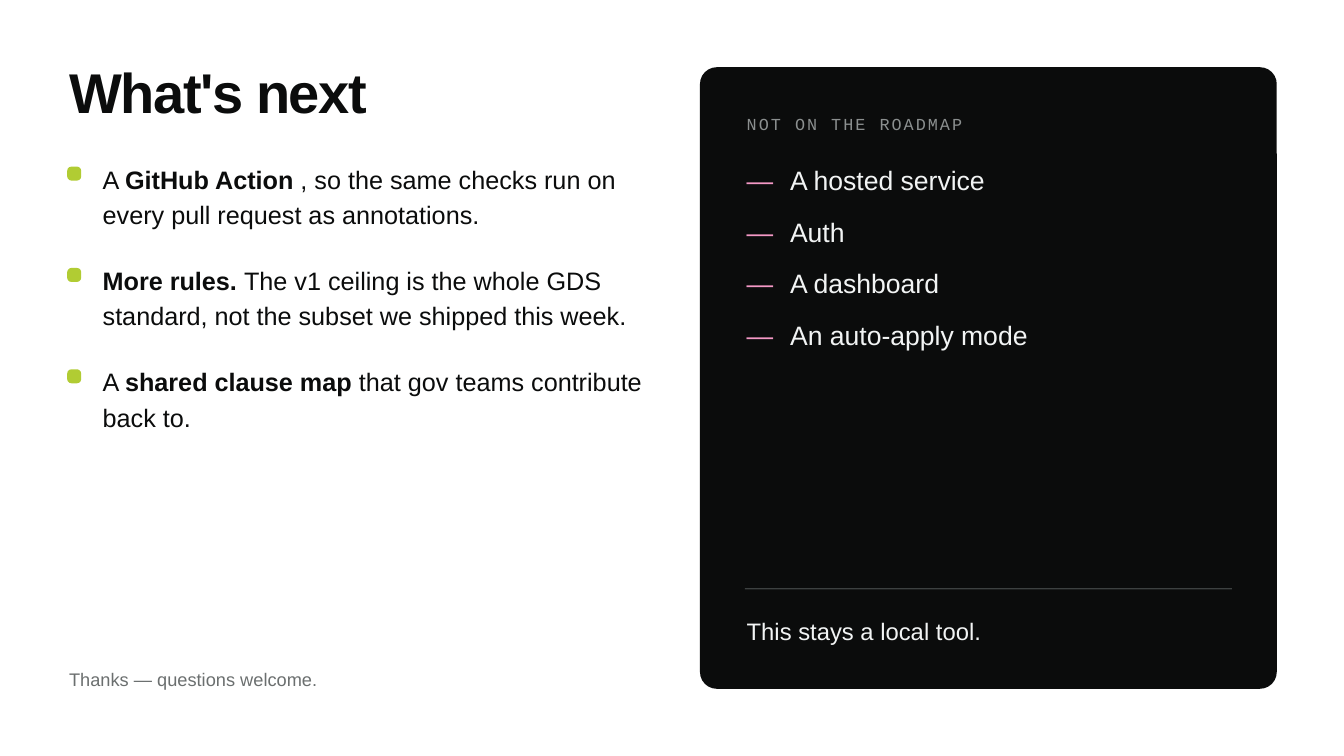
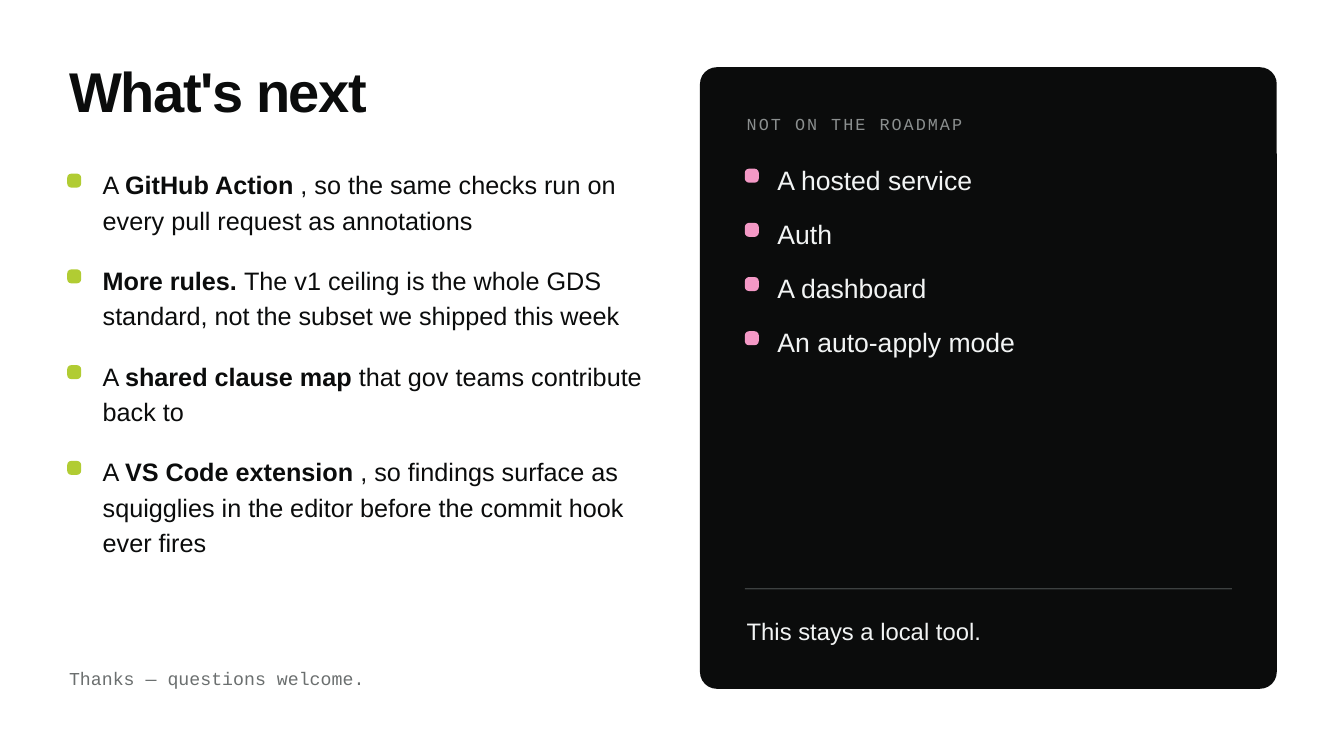
Before and after one commit to wilsonadenuga/pre-commit-gds-api-schema-checker, a slide deck: slide 7 of GDS_API_Schema_Checker.pptx. Drawn at 1344x756 pixels with LibreOffice and Linux fonts; fonts in the diff are those of the drawing. Boxes give left, top, right and bottom in pixels: in the first picture for what was removed or moved away, otherwise in the second. Text is boxed around its words. In the diff, an @@ line names an element or a change of style, - is before the commit and + after.

```diff
--- a/GDS_API_Schema_Checker.pptx
+++ b/GDS_API_Schema_Checker.pptx
@@ rounded rectangle: place and size @@
-rounded rectangle at [67, 167, 81, 181]
+rounded rectangle at [67, 173, 81, 187]
@@ text at [103, 175, 616, 235]: text changed @@
-A GitHub Action , so the same checks run on every pull request as annotations.
+A GitHub Action , so the same checks run on every pull request as annotations
@@ text removed at [745, 160, 777, 198] @@
-—
@@ rounded rectangle added at [745, 169, 759, 183], fill #F499C6 @@
@@ text "A hosted service": place and size @@
-text "A hosted service" at [790, 170, 985, 191]
+text "A hosted service" at [777, 170, 972, 191]
@@ text removed at [745, 211, 777, 249] @@
-—
@@ rounded rectangle added at [745, 223, 759, 237], fill #F499C6 @@
@@ text "Auth": place and size @@
-text "Auth" at [790, 222, 845, 243]
+text "Auth" at [777, 224, 832, 245]
@@ text removed at [745, 262, 777, 300] @@
-—
@@ text "A dashboard": place and size @@
-text "A dashboard" at [790, 273, 939, 294]
+text "A dashboard" at [777, 278, 926, 299]
@@ text at [103, 271, 619, 331]: text changed @@
-More rules. The v1 ceiling is the whole GDS standard, not the subset we shipped this week.
+More rules. The v1 ceiling is the whole GDS standard, not the subset we shipped this week
@@ rounded rectangle added at [745, 277, 759, 291], fill #F499C6 @@
@@ text removed at [745, 314, 777, 351] @@
-—
@@ text "An auto-apply mode": place and size @@
-text "An auto-apply mode" at [790, 325, 1027, 350]
+text "An auto-apply mode" at [777, 332, 1015, 358]
@@ rounded rectangle added at [745, 331, 759, 345], fill #F499C6 @@
@@ rounded rectangle: place and size @@
-rounded rectangle at [67, 370, 81, 384]
+rounded rectangle at [67, 365, 81, 379]
@@ text at [103, 367, 642, 422]: text changed @@
-A shared clause map that gov teams contribute back to.
+A shared clause map that gov teams contribute back to
@@ rounded rectangle added at [67, 461, 81, 475], fill #B1CC33 @@
@@ text added at [103, 462, 624, 553], 27 pt, text #0B0C0C @@
+A VS Code extension , so findings surface as squigglies in the editor before the commit hook ever fires
@@ text "Thanks — questions welcome." at [69, 672, 365, 689]: font Arial to Courier New @@
```
Also in this commit, not shown: 6 other slides changed.
